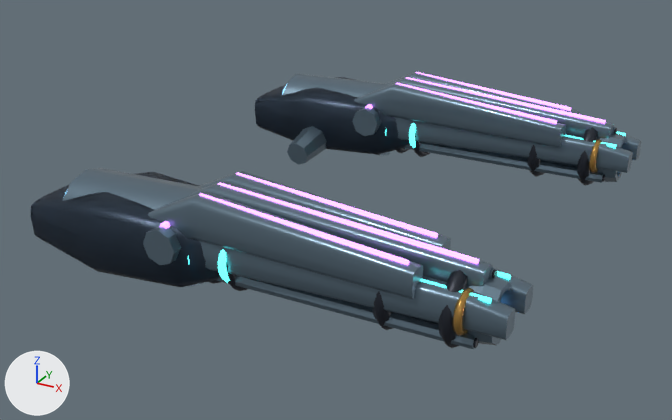
Renders of the glTF model art/blender/fittings/helios/mount.glb from each side of a commit.
Rendered twice from a 50 mm camera at (22.4, -29.1, 16.0) aimed at (6.9, -0.9, 2.0). The lights are fixed; the arrows at lower left show +X, +Y and +Z. The first picture is the older version. Where no turn or scale is listed for an object, it has been applied to the vertices.

Script lines for the objects in view, before the commit:
```python
me_focus_rail = bpy.data.meshes.new('Focus rail')
me_focus_rail.from_pydata(...)  # 96 vertices, 160 faces; spans x -4.9..4.9, y -8.6..8.6, z -0.6..0.6
me_focus_rail.materials.append(mat_m_array_emitter)  # purple #d489ff, glowing purple #d489ff
me_heavy_heat_jacket = bpy.data.meshes.new('Heavy heat jacket')
me_heavy_heat_jacket.from_pydata(...)  # 192 vertices, 368 faces; spans x -7.0..7.0, y -8.2..8.2, z -1.3..1.3
me_heavy_heat_jacket.materials.append(mat_brushed_fitting_edges)  # greyish blue #6c8190
me_rotary_muzzle_aperture = bpy.data.meshes.new('Rotary muzzle aperture')
me_rotary_muzzle_aperture.from_pydata(...)  # 736 vertices, 1448 faces; spans x -1.5..1.5, y -8.3..8.3, z -1.3..1.3
me_rotary_muzzle_aperture.materials.append(mat_machined_graphite)  # dark blue #232934
ob_m_array_m_array_emitter = bpy.data.objects.new('m_array m_array emitter', me_focus_rail)
ob_m_array_m_array_emitter.location = (9.78, 0.0, 4.42)
ob_m_heavy_brushed_fitting_edges = bpy.data.objects.new('m_heavy Brushed fitting edges', me_heavy_heat_jacket)
ob_m_heavy_brushed_fitting_edges.location = (8.54, 0.0, 2.73)
ob_m_rotary_machined_graphite = bpy.data.objects.new('m_rotary Machined graphite', me_rotary_muzzle_aperture)
ob_m_rotary_machined_graphite.location = (13.57, 0.0, 2.95)
# also in view: 'm_siege Champagne gold edging' at (14.7, 0.0, 3.2); 'm_siege Brushed fitting edges' at (8.8, 0.0, 2.7); 'm_siege Fitting gunmetal' at (3.0, 0.0, 2.9); 'm_array Brushed fitting edges' at (8.3, 0.0, 3.2); 'm_siege m_siege emitter' at (9.9, 0.0, 3.1)
```
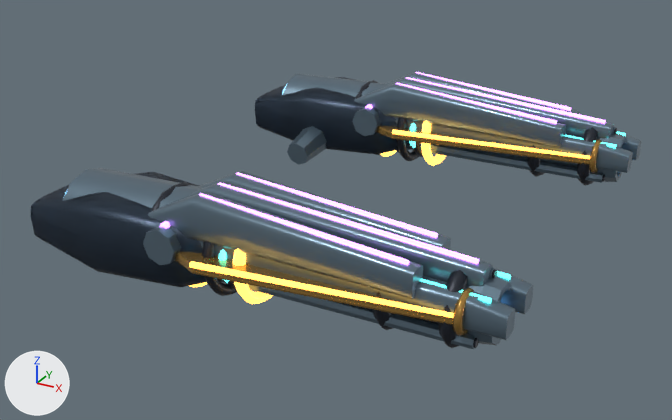
Pixel boxes (x1, y1, x2, y2) of what changed, in the pictures (672 x 420 px):
```json
{"object": "m_solarfang Champagne gold edging", "change": "added", "after": [175, 126, 590, 325], "on screen": "mostly hidden"}
{"object": "m_solarfang m_solarfang emitter", "change": "added", "after": [189, 120, 590, 318], "on screen": "mostly hidden"}
{"object": "m_solarfang Machined graphite", "change": "added", "after": [152, 80, 419, 296], "on screen": "mostly hidden"}
```

Edits to the scene script, one JSON object a line:
```json
{"op": "add", "block": "mat_m_solarfang_emitter", "code": ["mat_m_solarfang_emitter = principled_material('m_solarfang emitter')", "mat_m_solarfang_emitter.base_color = (1.0, 0.47, 0.08)  # orange #ffb650", "mat_m_solarfang_emitter.metallic = 0.1", "mat_m_solarfang_emitter.roughness = 0.28", "mat_m_solarfang_emitter.emission_color = (1.0, 0.47, 0.08)  # orange #ffb650", "mat_m_solarfang_emitter.emission_strength = 2.8"]}
{"op": "add", "block": "me_solar_heat_sink_fin", "code": ["me_solar_heat_sink_fin = bpy.data.meshes.new('Solar heat-sink fin')", "me_solar_heat_sink_fin.from_pydata(...)  # 576 vertices, 1168 faces; spans x -1.3..1.3, y -8.6..8.6, z -1.6..1.6", "me_solar_heat_sink_fin.materials.append(mat_machined_graphite)  # dark blue #232934"]}
{"op": "add", "block": "me_hot_inner_lip_014", "code": ["me_hot_inner_lip_014 = bpy.data.meshes.new('Hot inner lip.014')", "me_hot_inner_lip_014.from_pydata(...)  # 960 vertices, 1920 faces; spans x -4.7..4.7, y -9.4..9.4, z -1.6..1.6", "me_hot_inner_lip_014.materials.append(mat_m_solarfang_emitter)  # orange #ffb650, glowing orange #ffb650"]}
{"op": "add", "block": "me_solar_fang", "code": ["me_solar_fang = bpy.data.meshes.new('Solar fang')", "me_solar_fang.from_pydata(...)  # 192 vertices, 368 faces; spans x -5.3..5.3, y -9.3..9.3, z -0.2..0.2", "me_solar_fang.materials.append(mat_champagne_gold_edging)  # orange #b68e49"]}
{"op": "add", "block": "ob_m_solarfang_machined_graphite", "code": ["ob_m_solarfang_machined_graphite = bpy.data.objects.new('m_solarfang Machined graphite', me_solar_heat_sink_fin)", "ob_m_solarfang_machined_graphite.location = (5.35, 0.0, 2.95)"]}
{"op": "add", "block": "ob_m_solarfang_m_solarfang_emitter", "code": ["ob_m_solarfang_m_solarfang_emitter = bpy.data.objects.new('m_solarfang m_solarfang emitter', me_hot_inner_lip_014)", "ob_m_solarfang_m_solarfang_emitter.location = (9.91, 0.0, 2.95)"]}
{"op": "add", "block": "ob_m_solarfang_champagne_gold_edging", "code": ["ob_m_solarfang_champagne_gold_edging = bpy.data.objects.new('m_solarfang Champagne gold edging', me_solar_fang)", "ob_m_solarfang_champagne_gold_edging.location = (9.32, 0.0, 3.07)"]}
```
